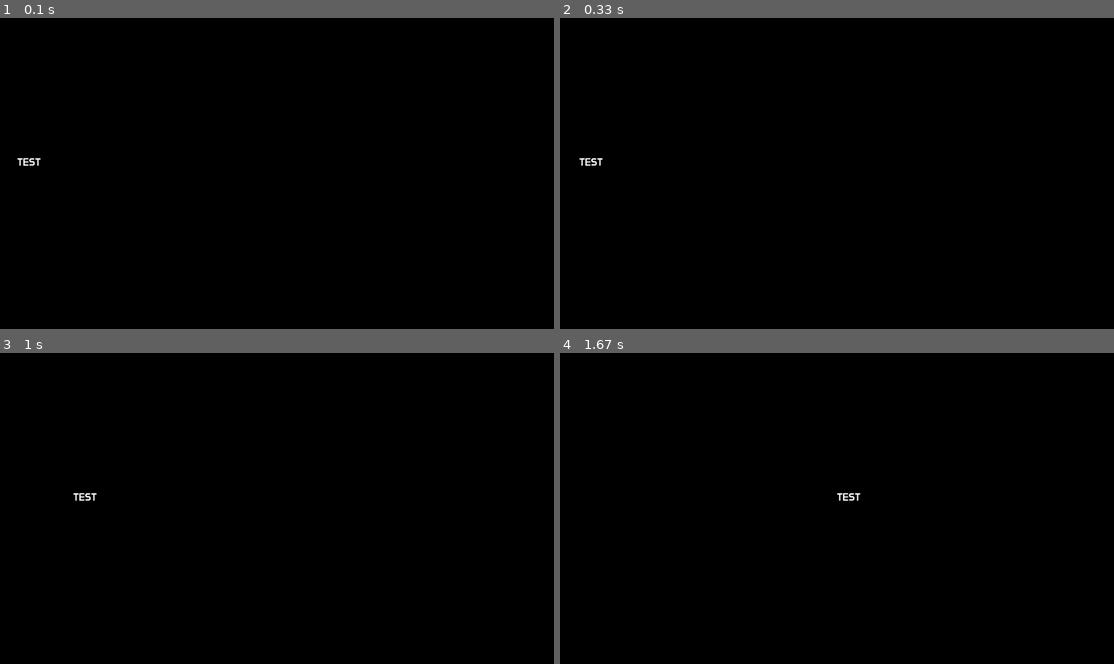
Above: before the commit, frames 1-4 (two rows, left to right).
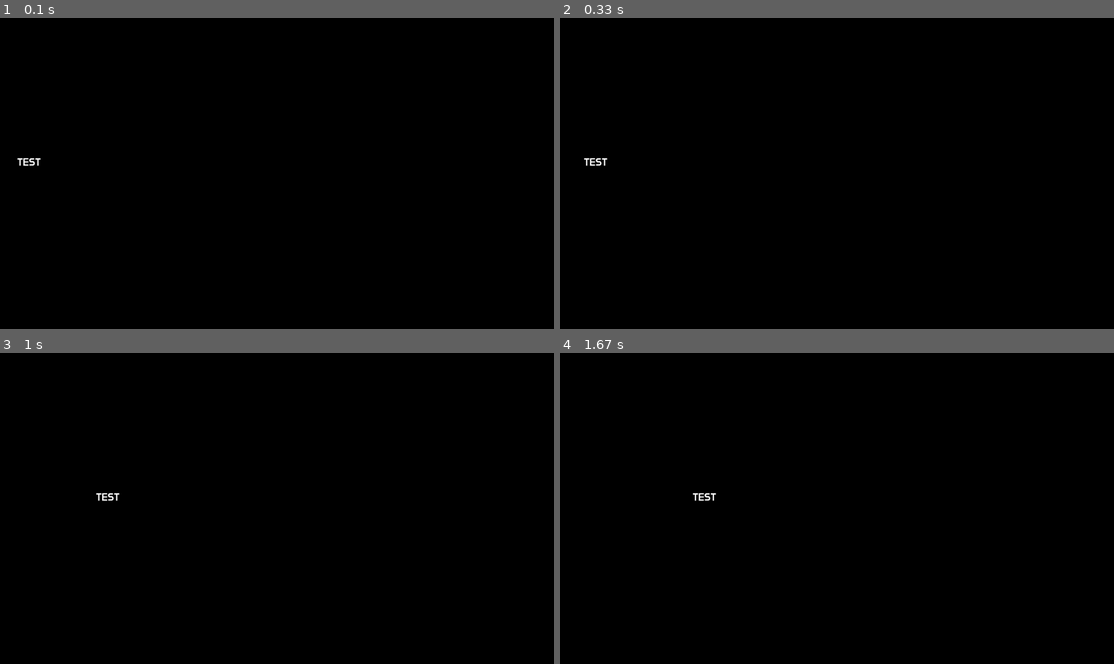
Above: after the commit, the same moments.

Repository: Dano-Sato/REMO-Engine-with-100-Examples-Pygame-
Game: pygame game, started from 15-rmath.py
The game is run twice, just before and just after one commit, with the same random seed, the same clock (stepped at 60 frames per second) and the same inputs.
Inputs:
- Up to frame 1 (0.1 s): no input
- Up to frame 2 (0.33 s): no input
- Up to frame 3 (1 s): no input
- Up to frame 4 (1.67 s): no input

Frame 1 is identical in both runs. In frame 2, less than 0.1% of the frame differs, in the area x 3-9%, y 45-48%; in frame 3, 0.1%, in the area x 13-22%, y 45-48%; in frame 4, 0.1%.

Commit message:
easein, easeout, smooth 함수 최적해

Diff:
--- a/15-rmath.py
+++ b/15-rmath.py
@@ -43,14 +43,14 @@
         '''
         가속 보간을 수행합니다.
         '''
-        return cls._interpolate(start,dest,t,lambda x: x**3)
+        return cls._interpolate(start,dest,t,lambda x: x**2.5)
 
     @classmethod
     def easeout(cls,start,dest,t):
         '''
         감속 보간을 수행합니다.
         '''
-        return cls._interpolate(start,dest,t,lambda x: 1-(1-x)**3)
+        return cls._interpolate(start,dest,t,lambda x: 1-(1-x)**2.5)
 
     @classmethod
     def smooth(cls,start,dest,t):
@@ -58,6 +58,13 @@
         시작과 끝이 부드러운 보간을 수행합니다.
         '''
         return cls._interpolate(start,dest,t,lambda t: t**3 * (t * (6 * t - 15) + 10))
+
+    @classmethod
+    def bounce(cls,start,dest,t):
+        '''
+        바운스 보간을 수행합니다.
+        '''
+        return cls._interpolate(start,dest,t,cls._bounce)
 
     @classmethod
     def _exponential(cls,t, smoothness=1.0):
@@ -104,14 +111,14 @@
         self.t = 0
         self.testObj = textObj("TEST",size=30)
         self.start = RPoint(100,500)
-        self.dest = RPoint(1000,500)
+        self.dest = RPoint(500,500)
         return
     def init(self):
         return
     def update(self):
         if self.t < 1:
             self.t += 0.01
-            self.testObj.center = RMath.easein(self.start,self.dest,self.t)
+            self.testObj.center = RMath.smooth(self.start,self.dest,self.t)
         return
     def draw(self):
         self.testObj.draw()
